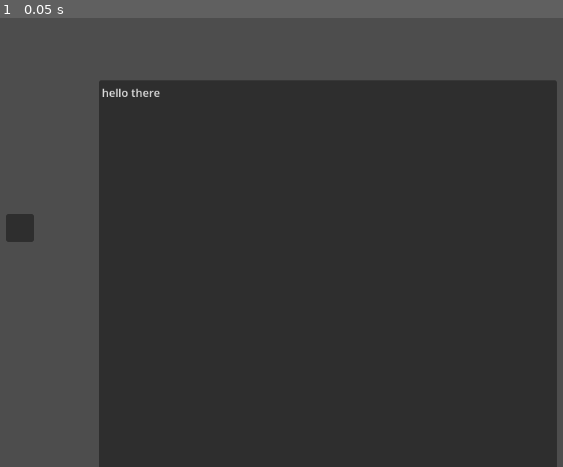
Above: before the commit, frame 1.
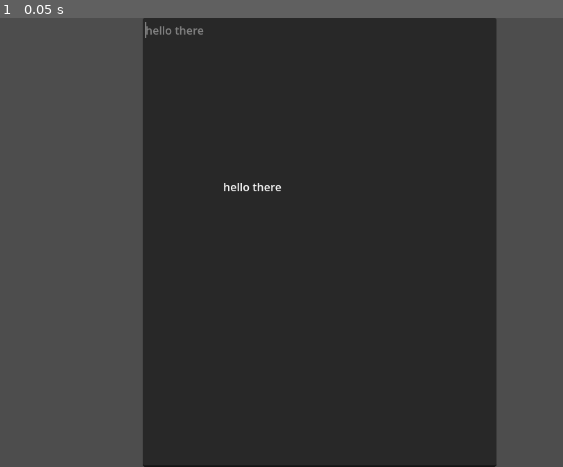
Above: after the commit, the same moment.

Repository: tombash766/recipe-redactor
Game: Godot game, scene res://main.tscn
Same seed, same stepped clock (60 frames per second), same inputs: the game is played once before the commit and once after it.
Inputs:
- Up to frame 1 (0.05 s): no input

The runs differ from the first frame. In frame 1, 25% of the frame differs, in the area x 1-99%, y 0-100%.

Commit message:
recipe getter

Diff:
--- a/main.tscn
+++ b/main.tscn
@@ -1,22 +1,33 @@
-[gd_scene format=3 uid="uid://r23xhgeqne0q"]
+[gd_scene load_steps=2 format=3 uid="uid://r23xhgeqne0q"]
+
+[ext_resource type="Script" uid="uid://cgpjq70xa3ojm" path="res://recipe.gd" id="1_ig7tw"]
 
 [node name="Node2D" type="Node2D"]
 
-[node name="Panel" type="Panel" parent="."]
-offset_left = 91.0
-offset_top = 283.0
-offset_right = 131.0
-offset_bottom = 323.0
+[node name="ScrollContainer" type="ScrollContainer" parent="."]
+offset_left = 288.0
+offset_right = 798.0
+offset_bottom = 648.0
+horizontal_scroll_mode = 0
+vertical_scroll_mode = 0
 
-[node name="RichTextLabel" type="RichTextLabel" parent="."]
-offset_left = 119.0
-offset_top = 106.0
-offset_right = 159.0
-offset_bottom = 146.0
+[node name="TextEdit" type="TextEdit" parent="ScrollContainer"]
+clip_contents = false
+layout_mode = 2
+size_flags_horizontal = 3
+size_flags_vertical = 3
+text = "hello there"
+editable = false
+wrap_mode = 1
+caret_draw_when_editable_disabled = true
+script = ExtResource("1_ig7tw")
 
-[node name="TextEdit" type="TextEdit" parent="."]
-offset_left = 225.0
-offset_top = 90.0
-offset_right = 885.0
-offset_bottom = 803.0
-text = "hello there"
+[node name="RichTextLabel" type="RichTextLabel" parent="ScrollContainer/TextEdit"]
+layout_mode = 0
+offset_left = 116.0
+offset_top = 232.0
+offset_right = 308.0
+offset_bottom = 326.0
+text = "SELECTED WORD"
+
+[connection signal="caret_changed" from="ScrollContainer/TextEdit" to="ScrollContainer/TextEdit" method="_on_caret_changed"]
--- a/project.godot
+++ b/project.godot
@@ -12,7 +12,7 @@
 
 config/name="Recipe Redactor"
 run/main_scene="uid://r23xhgeqne0q"
-config/features=PackedStringArray("4.4", "GL Compatibility")
+config/features=PackedStringArray("4.5", "GL Compatibility")
 config/icon="res://icon.svg"
 
 [rendering]
--- a/recipe.gd
+++ b/recipe.gd
@@ -1 +1,58 @@
 extends TextEdit
+
+func _ready():
+	var http := HTTPRequest.new()
+	add_child(http)
+	http.request_completed.connect(_on_request_completed)
+
+	var url = "http://142.4.218.188:6969/api/v1/get_recipe"
+
+	var headers = [
+		"Content-Type: application/json"
+	]
+
+	var body = JSON.stringify({
+		"id": 518819
+	})
+
+	var err = http.request(
+		url,
+		headers,
+		HTTPClient.METHOD_POST,
+		body
+	)
+
+	if err != OK:
+		push_error("Request failed to start: %s" % err)
+	print(url)
+
+
+func _on_request_completed(
+		_result: int,
+		response_code: int,
+		_headers: PackedStringArray,
+		body: PackedByteArray
+	):
+	if response_code != 200:
+		push_error("HTTP error: %s" % response_code)
+		return
+
+	var t = body.get_string_from_utf8()
+	var json = JSON.parse_string(t)
+
+	if json == null:
+		push_error("Invalid JSON")
+		return
+
+	print( len( json["ingredients"] ) )
+	var ingredients = "\n".join(json["ingredients"])
+	var instructions = "\n".join( json["instructions"] )
+	set_text(json["title"] + "\n\n" + ingredients  + "\n\n" + instructions  )
+
+func _on_caret_changed() -> void:
+	print(get_caret_column())
+	print(get_caret_line())
+	var line = get_text().split("\n")[get_caret_line()]
+	var count = 0
+
+	get_child(0).set_text( get_text().split("\n")[get_caret_line()] )
